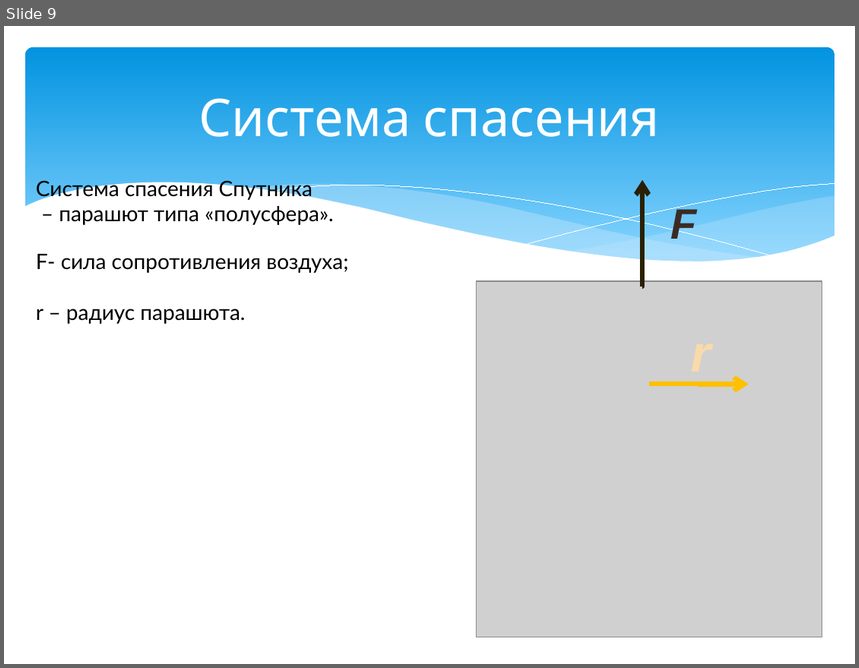
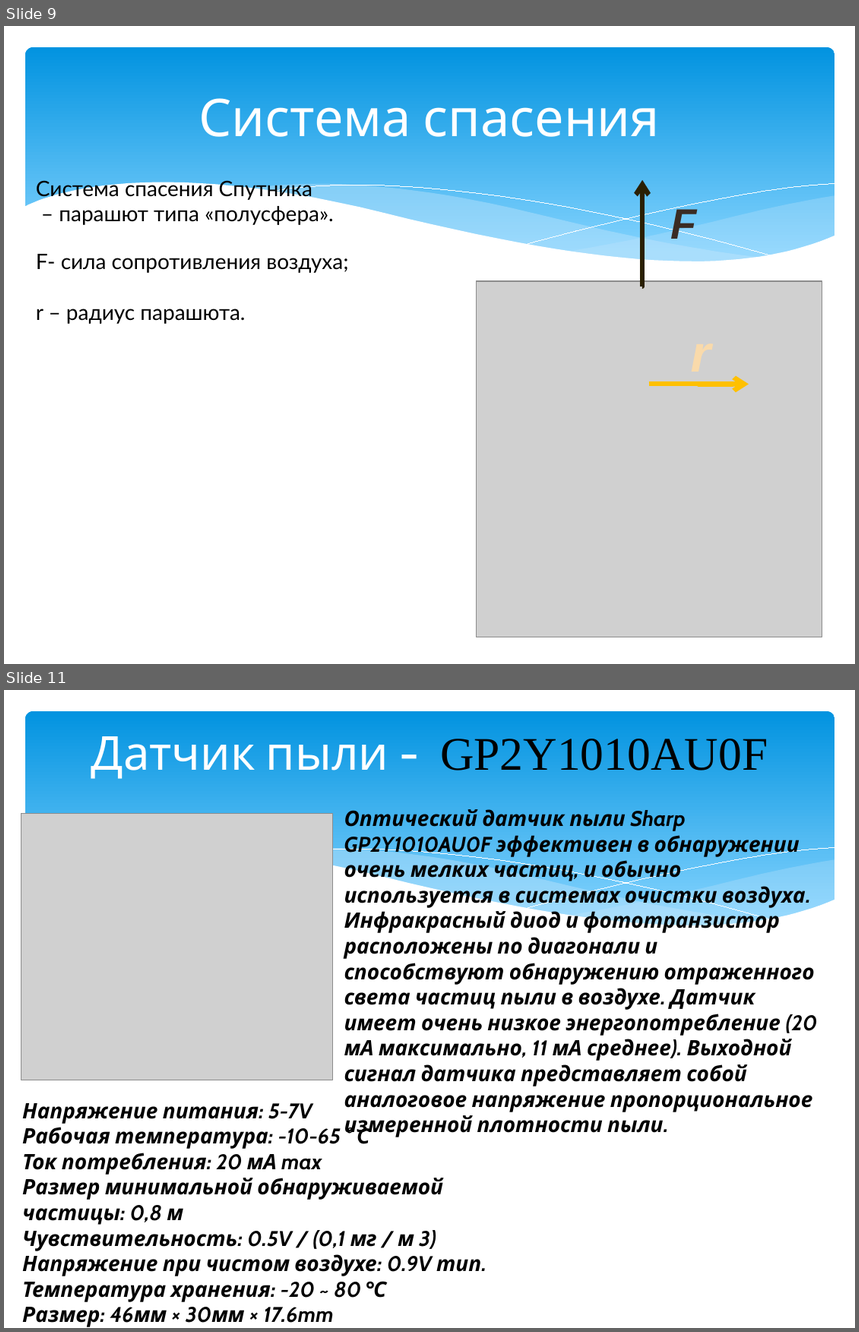
Before and after one commit to vladritfus/HellShow, a slide deck: СПЛ.pptx. Shown one above the other, each under a label of ours: slide 9 before the commit, slides 9 and 11 after it; the slides between them are not shown. The pictures are 859x668 and 859x1332 pixels, drawn with LibreOffice and Linux fonts; fonts in the diff are those of the drawing; grey boxes stand for pictures. Boxes give left, top, right and bottom in pixels: in the first picture for what was removed or moved away, otherwise in the second. Text is boxed around its words. In the diff, an @@ line names an element or a change of style, - is before the commit and + after.

```diff
--- a/СПЛ.pptx
+++ b/СПЛ.pptx
@@ slide 11 added at (4,690,855,1328), background #FFFFFF; not listed: 6 template elements that a slide beside it also shows @@
@@ title added at (91,736,768,779), 39.6 pt, text #000000 @@
+Датчик пыли - GP2Y1010AU0F
@@ picture added at (21,813,332,1080) @@
@@ text added at (344,809,818,1138), 18 pt, text #000000, bold, italic @@
+Оптический датчик пыли Sharp GP2Y1010AU0F эффективен в обнаружении очень мелких частиц, и обычно используется в системах очистки воздуха. Инфракрасный диод и фототранзистор расположены по диагонали и способствуют обнаружению отраженного света частиц пыли в воздухе. Датчик имеет очень низкое энергопотребление (20 мА максимально, 11 мА среднее). Выходной сигнал датчика представляет собой аналоговое напряжение пропорциональное измеренной плотности пыли.
@@ text added at (22,1103,481,1328), 18 pt, text #000000, bold, italic @@
+Напряжение питания: 5-7V
+Рабочая температура: -10-65 ° C
+Ток потребления: 20 мА max
+Размер минимальной обнаруживаемой частицы: 0,8 м
+Чувствительность: 0.5V / (0,1 мг / м 3)
+Напряжение при чистом воздухе: 0.9V тип.
+Температура хранения: -20 ~ 80 ℃
+Размер: 46мм × 30мм × 17.6mm
```
Also in this commit, not shown: 3 slides changed.
